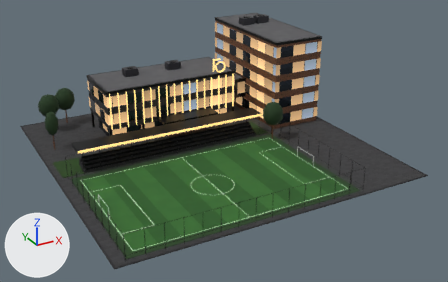
An edit to the glTF model public/models/buildings/academy_L5.glb, drawn before and after from the same camera.
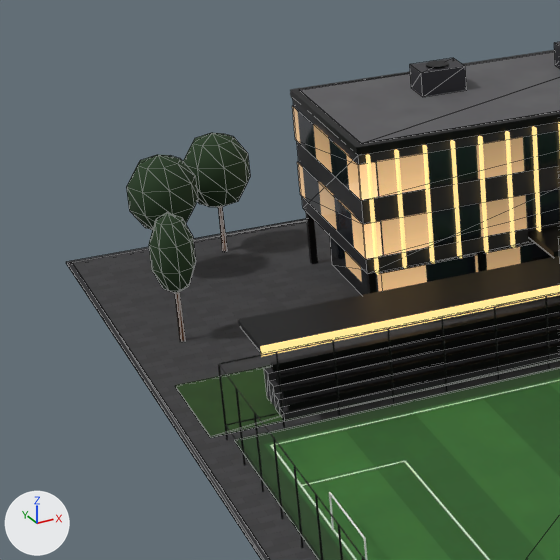
The first picture shows the older version from a camera (50 mm lens) standing at (-50.3, -98.7, 50.3) and looking at (1.6, -4.4, 3.1). The close-ups show the older and then the newer version on the part from 0% to 37% of the width and 17% to 76% of the height of that picture. Only the edits that show in the close-ups are written down. Every picture has the same lights, and +X, +Y and +Z are marked at lower left. The close-ups show mesh edges as thin lines. Where no turn or scale is listed for an object, it has been applied to the vertices. Vertices at exactly the same position are counted once.

The first close-up shows 'black_metal_academy_L5', 'cladding_academy_L5', 'concrete_dark_academy_L5', 'emissive_curtain_academy_L5', 'emissive_led_academy_L5', 'foliage_academy_L5', 'lawn_academy_L5', 'paving_academy_L5', 'roofing_academy_L5', 'steel_academy_L5', 'turf_acad_academy_L5', 'wood_academy_L5' and 1 more.
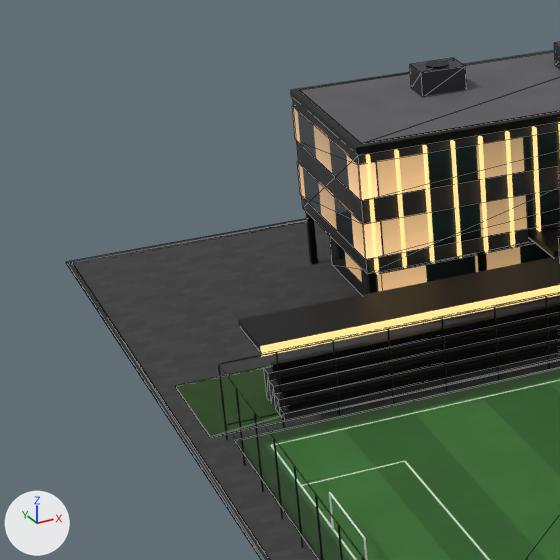
Where the newer file only moved an object's origin or applied its transform, the numbers keep the older frame.

The change in detail:
me_wood_academy_l5 is used by ob_wood_academy_l5; location (0.92, 12.93, 9.06).
me_wood_academy_l5 had 80 vertices, 128 faces and spanned x -27.1..27.1, y -15.1..15.1, z -9.1..9.1.
me_wood_academy_l5 now has 32 vertices, 48 faces and spans x -25.9..27.1, y -12.3..15.1, z -8.9..9.1.
me_wood_academy_l5 part 1: the loose piece of 12 vertices spanning x -21.1..-20.8, y 13.4..13.7, z -9.1..-5.5 is deleted.
me_wood_academy_l5 part 2: the loose piece of 12 vertices spanning x -27.1..-26.8, y 0.9..1.2, z -9.1..-5.5 is deleted.
Other edits to the shape of me_wood_academy_l5 do not show in these pictures.
Object 'foliage_academy_L5' (ob_foliage_academy_l5) is deleted.

Where the change shows, as pixel boxes [x1, y1, x2, y2] in the close-ups (560 x 560 px):
'foliage_academy_L5', deleted
    before: [126, 133, 250, 293]
'wood_academy_L5', reshaped (not visible afterwards)
    before: [175, 207, 227, 341]
part 1 of me_wood_academy_l5, deleted (mostly hidden)
    before: [218, 207, 227, 251]
part 2 of me_wood_academy_l5, deleted (mostly hidden)
    before: [175, 293, 186, 341]
